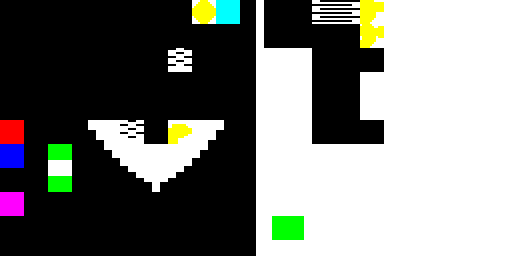
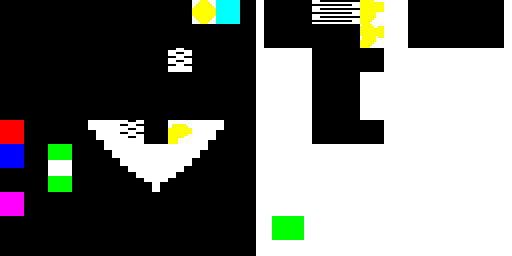
Comparing the layer stacks of the two w=512, h=256 images. Changes:
painted on "Background" over [408, 0, 504, 48]
